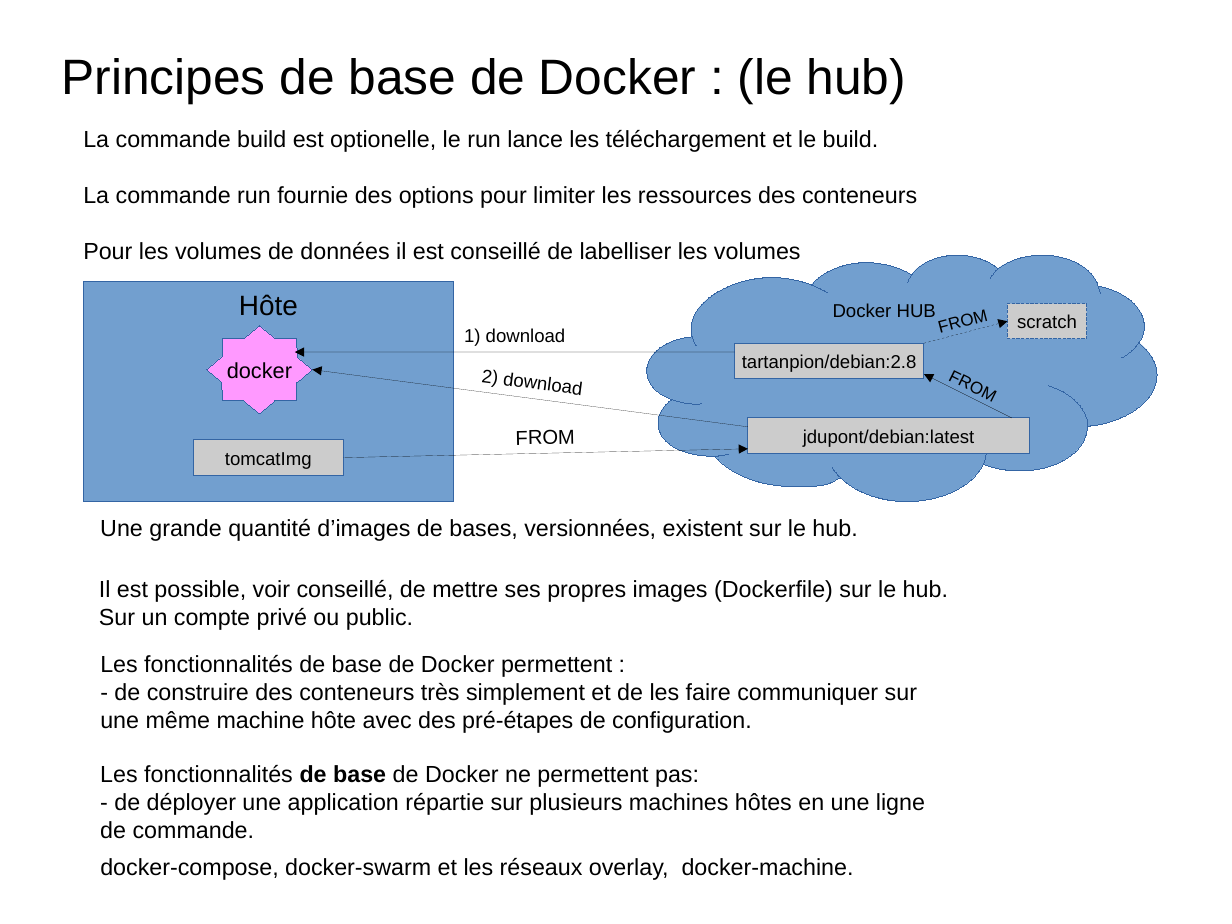
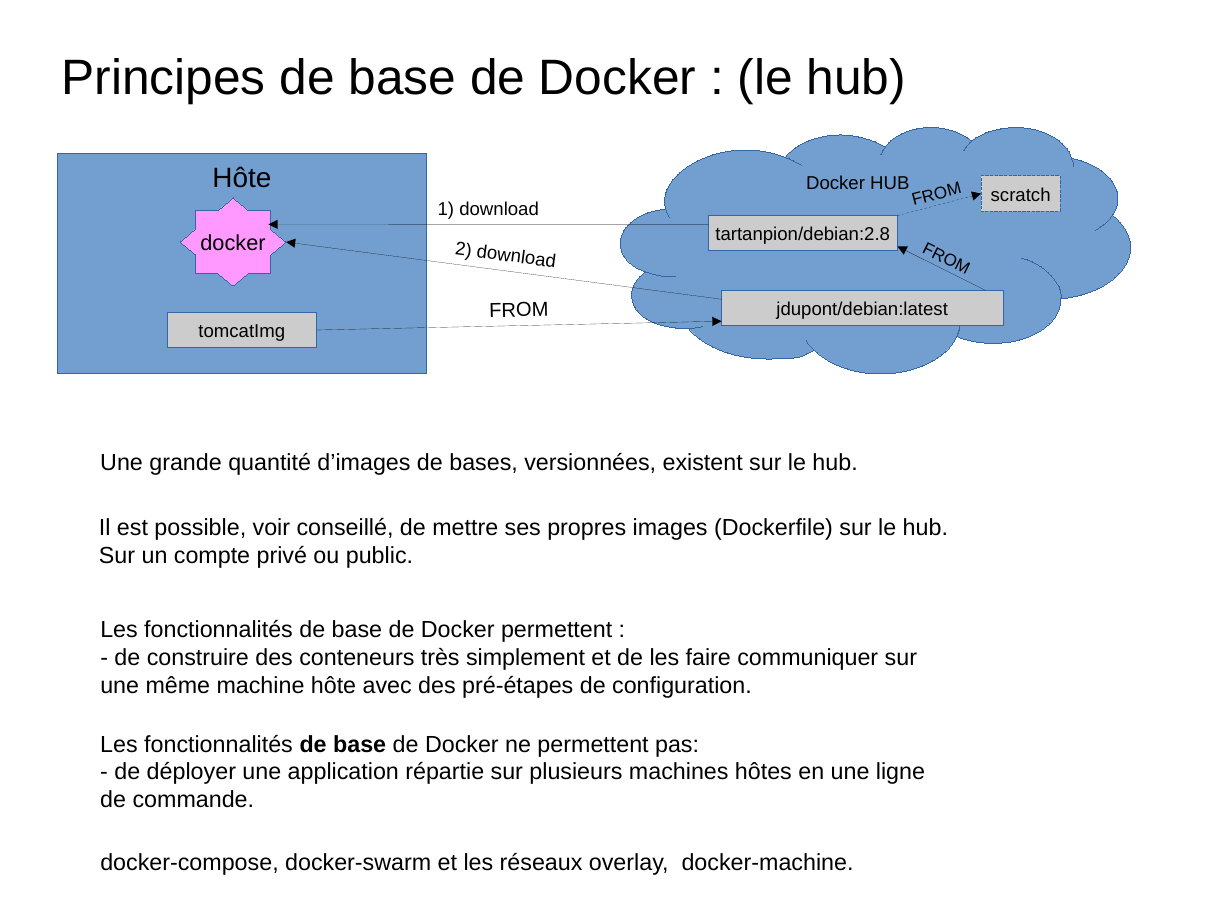
Before and after one commit to charleshuber/4t, a slide deck: slide 10 of presentation_smb215.odp (slide 9 before the commit). Drawn at 1232x924 pixels with LibreOffice and Linux fonts; fonts in the diff are those of the drawing. Boxes give left, top, right and bottom in pixels: in the first picture for what was removed or moved away, otherwise in the second. Text is boxed around its words. In the diff, an @@ line names an element or a change of style, - is before the commit and + after.

```diff
--- a/presentation_smb215.odp
+++ b/presentation_smb215.odp
@@ text removed at bbox=[83, 130, 917, 260] @@
-La commande build est optionelle, le run lance les téléchargement et le build.
-La commande run fournie des options pour limiter les ressources des conteneurs
-Pour les volumes de données il est conseillé de labelliser les volumes
@@ 2 rectangles, 1 freeform shape, 1 line: place and size @@
-2 rectangles, 1 freeform shape, 1 line at bbox=[84, 255, 1158, 502]
+2 rectangles, 1 freeform shape, 1 line at bbox=[57, 127, 1131, 375]
@@ line "FROM" at bbox=[898, 193, 982, 216]: mirrored @@
@@ line "FROM": place and size @@
-line "FROM" at bbox=[925, 375, 1013, 418]
+line "FROM" at bbox=[898, 193, 982, 216]
@@ 3 rectangles, 2 lines, 1 freeform shape: place and size @@
-3 rectangles, 2 lines, 1 freeform shape at bbox=[193, 325, 1030, 475]
+3 rectangles, 2 lines, 1 freeform shape at bbox=[168, 198, 1004, 348]
@@ line "FROM": place and size @@
-line "FROM" at bbox=[925, 321, 1008, 343]
+line "FROM" at bbox=[898, 246, 986, 290]
@@ line "FROM" at bbox=[898, 246, 986, 290]: mirrored @@
@@ text "Une grande quantité d’images de ...": place and size @@
-text "Une grande quantité d’images de ..." at bbox=[100, 519, 857, 541]
+text "Une grande quantité d’images de ..." at bbox=[100, 453, 857, 475]
@@ text "Il est possible, voir conseillé, ...": place and size @@
-text "Il est possible, voir conseillé, ..." at bbox=[99, 580, 948, 630]
+text "Il est possible, voir conseillé, ..." at bbox=[99, 518, 948, 568]
@@ text "Les fonctionnalités de base de ...": place and size @@
-text "Les fonctionnalités de base de ..." at bbox=[100, 655, 917, 733]
+text "Les fonctionnalités de base de ..." at bbox=[100, 620, 917, 698]
@@ text "Les fonctionnalités de base de ...": place and size @@
-text "Les fonctionnalités de base de ..." at bbox=[100, 765, 925, 839]
+text "Les fonctionnalités de base de ..." at bbox=[100, 735, 925, 808]
@@ text "docker-compose, docker-swarm et les réseaux ...": place and size @@
-text "docker-compose, docker-swarm et les réseaux ..." at bbox=[100, 858, 854, 880]
+text "docker-compose, docker-swarm et les réseaux ..." at bbox=[100, 853, 854, 875]
```
Also in this commit, not shown: 8 other slides changed, 3 slides added, 2 slides removed, 1 other file.
